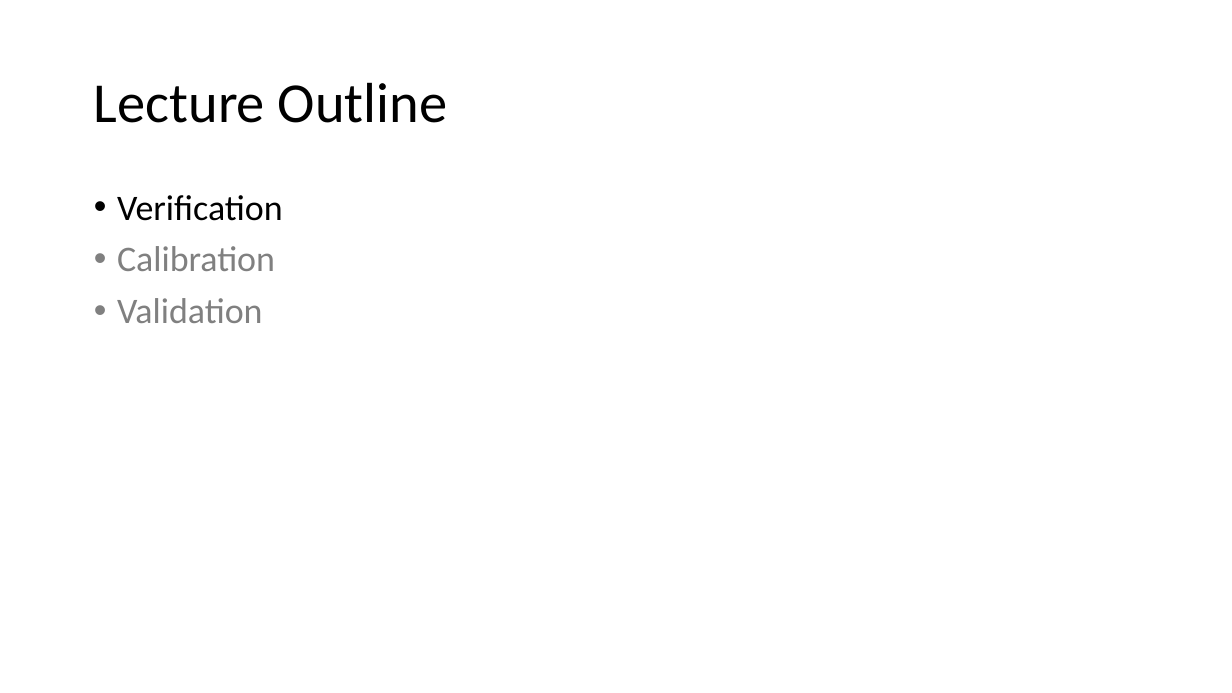
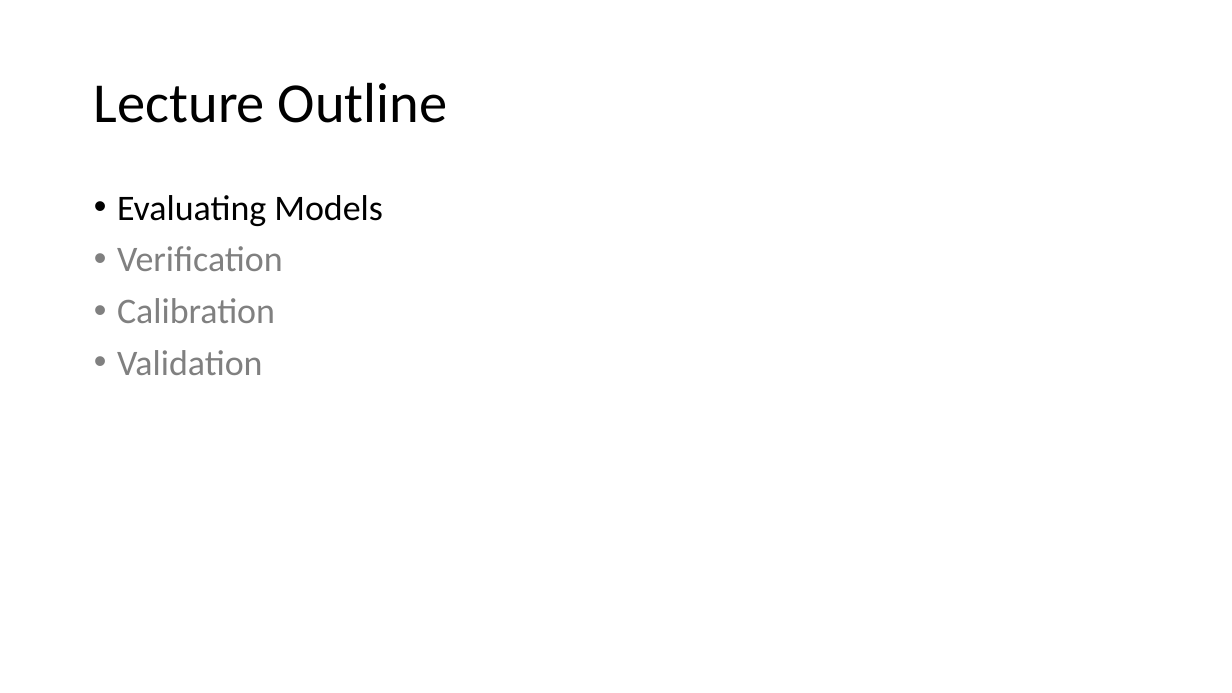
Before and after one commit to abmgis/abmgis, a slide deck: slide 3 of Chapter10-EvaluatingModels/Chapter10.pptx. Drawn at 1232x693 pixels with LibreOffice and Linux fonts; fonts in the diff are those of the drawing. Boxes give left, top, right and bottom in pixels: in the first picture for what was removed or moved away, otherwise in the second. Text is boxed around its words. In the diff, an @@ line names an element or a change of style, - is before the commit and + after.

```diff
--- a/Chapter10-EvaluatingModels/Chapter10.pptx
+++ b/Chapter10-EvaluatingModels/Chapter10.pptx
@@ text at bbox=[117, 195, 383, 226]: paragraph added @@
+• Evaluating Models
@@ text at bbox=[117, 246, 283, 271]: text colour #000000 to #808080 in "Verification" @@
```
Also in this commit, not shown: 1 other slide changed, 13 slides added, 1 slide removed.
